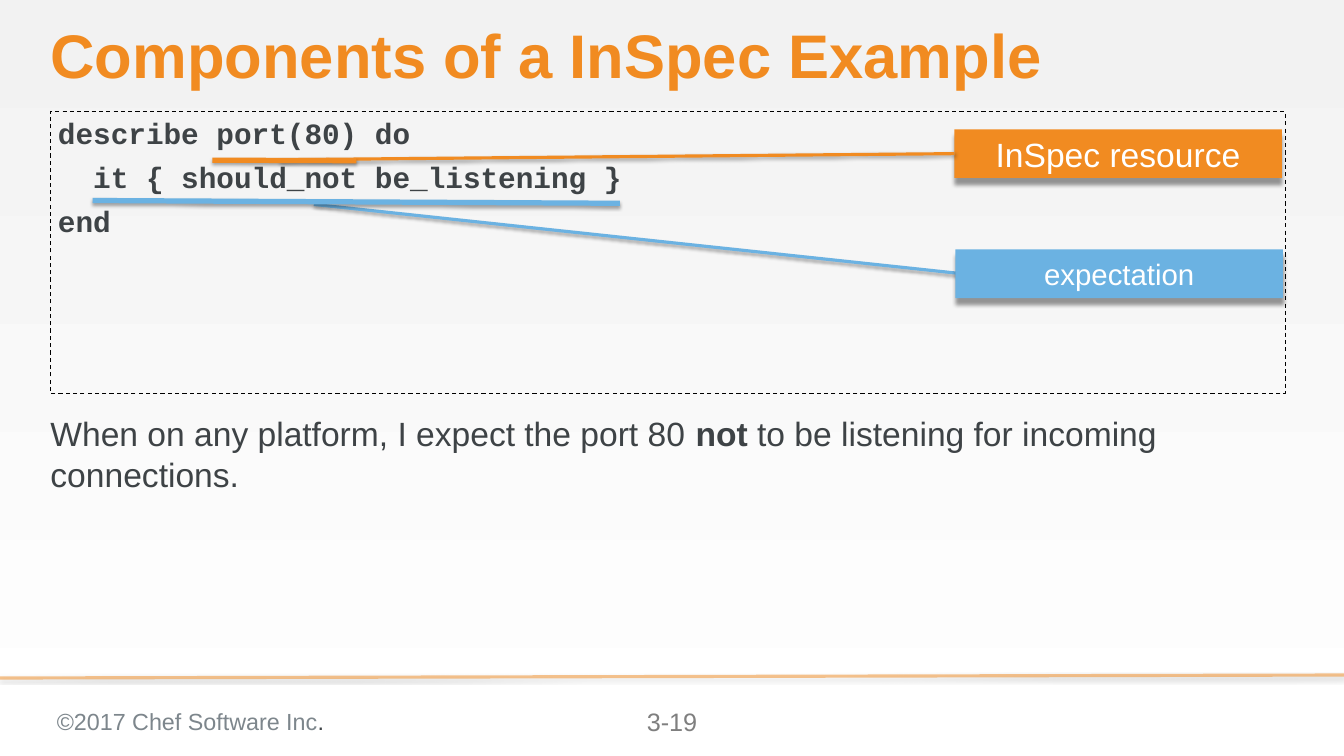
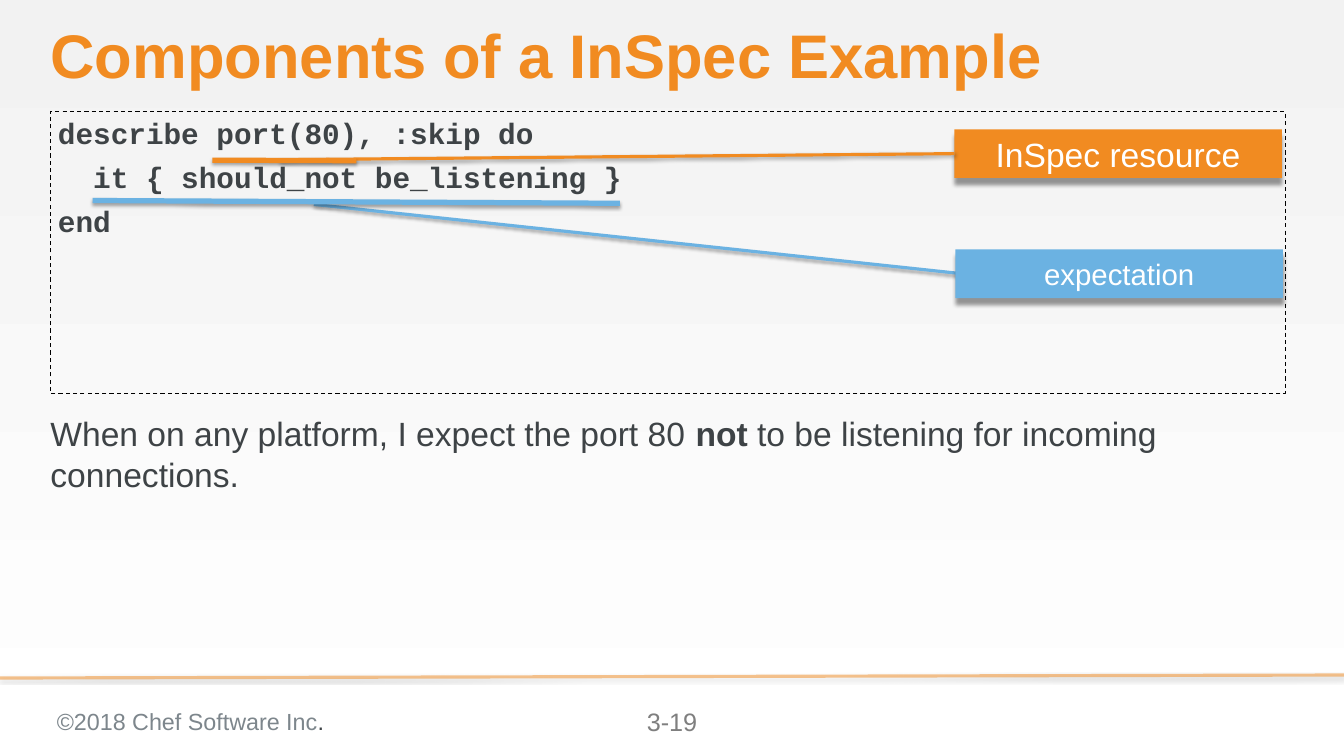
Before and after one commit to anidil18/chef-intermediate, a slide deck: slide 19 of 03-writing_a_test_first.pptx. Drawn at 1344x756 pixels with LibreOffice and Linux fonts; fonts in the diff are those of the drawing; background and template pictures are left out. Boxes give left, top, right and bottom in pixels: in the first picture for what was removed or moved away, otherwise in the second. Text is boxed around its words. In the diff, an @@ line names an element or a change of style, - is before the commit and + after.

```diff
--- a/03-writing_a_test_first.pptx
+++ b/03-writing_a_test_first.pptx
@@ text at <box>58,123,533,150</box>: text changed @@
-describe port(80) do
+describe port(80), :skip do
@@ text at <box>57,713,324,730</box>: text changed @@
-©2017 Chef Software Inc.
+©2018 Chef Software Inc.
```
Also in this commit, not shown: 55 other slides changed, 14 other files.
